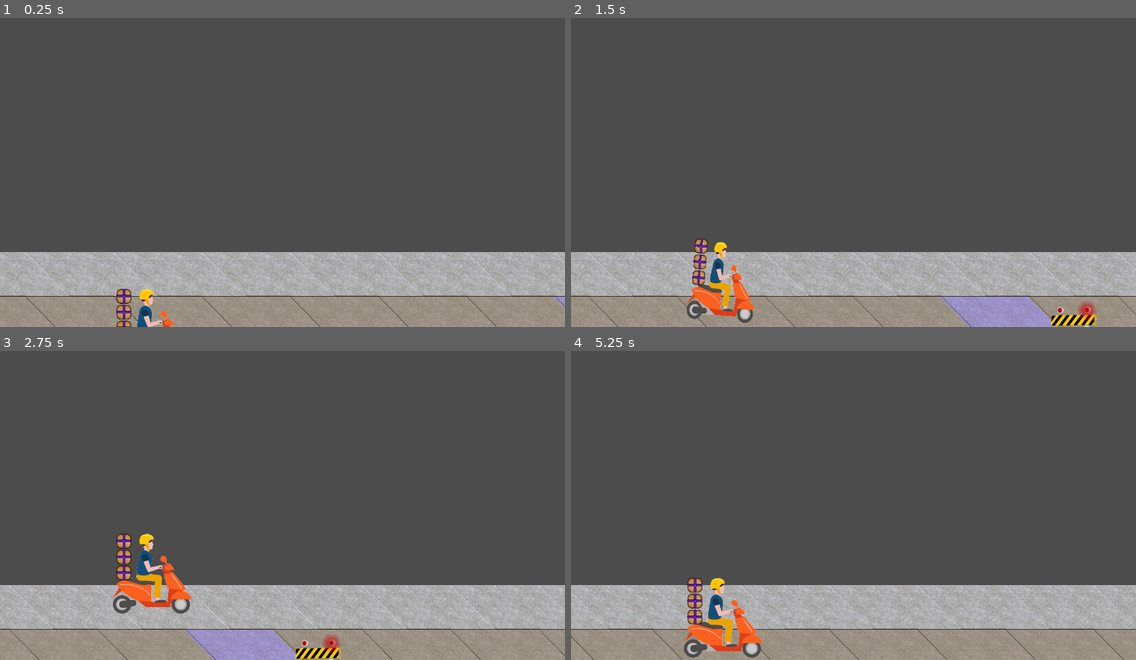
Above: before the commit, frames 1-4 (two rows, left to right).
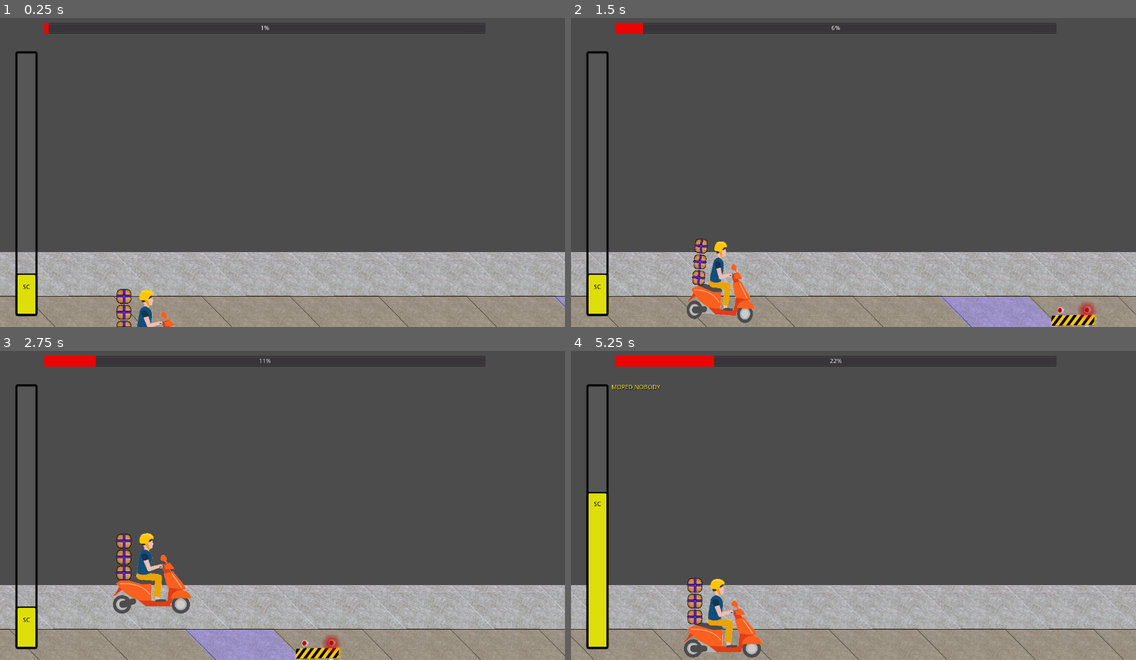
Above: after the commit, the same moments.

Repository: Anatolij-Grigorjev/MopedRebelGO
Game: Godot game, scene res://stages/test/test_stage.tscn
Two runs of this game, one before a commit and one after it. Both use one fixed random seed, a clock stepped at 60 frames per second and the inputs below.
Inputs:
- Up to frame 1 (0.25 s): no input
- Up to frame 2 (1.5 s): hold W (swerve_up) 0.53-1.28 s; hold S (swerve_down) from 1.28 s (still down)
- Up to frame 3 (2.75 s): release S (swerve_down) at 2.03 s; hold W (swerve_up) from 2.03 s (still down)
- Up to frame 4 (5.25 s): release W (swerve_up) at 3.53 s; hold S (swerve_down) from 3.53 s (still down); tap K (debug2) at 4.15 s

The runs differ from the first frame. In frame 1, 1.7% of the frame differs, in the area x 2-86%, y 1-100%; in frame 2, 2.0%; in frame 3, 2.2%; in frame 4, 3.8%, in the area x 2-86%, y 1-99%.
Error in both runs: Invalid get index '-1' (on base: 'Array'). (res://utils/logger.gd:103)

Commit message:
add common HUD controller and stage progress

Diff:
--- /dev/null
+++ b/game/gui/HUD.tscn
@@ -0,0 +1,14 @@
+[gd_scene load_steps=4 format=2]
+
+[ext_resource path="res://gui/hud_control.gd" type="Script" id=1]
+[ext_resource path="res://gui/street_cred_progress_bar.tscn" type="PackedScene" id=2]
+[ext_resource path="res://gui/stage_progress.tscn" type="PackedScene" id=3]
+
+[node name="HUD" type="Control"]
+anchor_right = 1.0
+anchor_bottom = 1.0
+script = ExtResource( 1 )
+
+[node name="StreetCredProgressBar" parent="." instance=ExtResource( 2 )]
+
+[node name="StageProgress" parent="." instance=ExtResource( 3 )]
--- /dev/null
+++ b/game/gui/hud_control.gd
@@ -0,0 +1,57 @@
+extends Control
+class_name HUDController
+"""
+Orchestration of various HUD elements and making sure data/signals intended
+for them reach them from this single point of entry
+"""
+var Logger : Resource = preload("res://utils/logger.gd")
+
+#imports
+onready var State : GameState = get_node("/root/G")
+onready var Utils : Helpers = get_node("/root/F")
+
+#components
+onready var LOG : Logger = Logger.new(self)
+onready var sc_progress : StreetCredProgressBar = $StreetCredProgressBar
+onready var stage_progress : ProgressBar = $StageProgress
+
+
+func _ready():
+	pass # Replace with function body.
+
+
+func set_stage_size(stage_length: float, current_pos: float) -> void:
+	stage_progress.min_value = 0
+	stage_progress.max_value = stage_length
+	stage_progress.value = current_pos
+
+
+func add_sc_points(amount: int) -> void:
+	var new_total := State.current_street_scred + amount
+	var next_sc_level_info : Dictionary = C.MR_STREET_CRED_LEVELS[State.next_street_cred_level_idx]
+	if (next_sc_level_info.req_sc < new_total):
+		#level up!
+		State.next_street_cred_level_idx += 1
+		if (next_sc_level_info.has("level_sc")):
+			sc_progress.grow_progress_next_level(
+				new_total,
+				next_sc_level_info.req_sc,
+				next_sc_level_info.level_sc,
+				next_sc_level_info.name
+			)
+		else:
+			#final level reached
+			sc_progress.grow_progress_next_level(
+				9999,
+				0,
+				9999,
+				next_sc_level_info.name
+			)
+	else:
+		sc_progress.grow_progress_local(new_total)
+
+	State.current_street_scred = new_total
+
+
+func set_stage_progress(distance_covered: float) -> void:
+	stage_progress.value = distance_covered
--- /dev/null
+++ b/game/gui/stage_progress.tscn
@@ -0,0 +1,14 @@
+[gd_scene load_steps=2 format=2]
+
+[sub_resource type="StyleBoxFlat" id=1]
+bg_color = Color( 0.92549, 0.0196078, 0.0196078, 1 )
+border_color = Color( 0.113725, 0.0117647, 0.0117647, 1 )
+corner_detail = 5
+
+[node name="StageProgress" type="ProgressBar"]
+margin_left = 100.0
+margin_top = 30.0
+margin_right = 1100.0
+margin_bottom = 55.0
+custom_styles/fg = SubResource( 1 )
+value = 56.0
--- a/game/gui/street_cred_progress_bar.gd
+++ b/game/gui/street_cred_progress_bar.gd
@@ -135,7 +135,7 @@
 	var level_up_node_label_node : Label = level_up_node.get_node("LevelText")
 	level_up_node_label_node.text = level_up_text
 	level_up_node.rect_rotation = 90
-	level_up_node.rect_position = rect_size + Vector2(level_up_node_label_node.rect_size.y, 0)
+	level_up_node.rect_position = rect_size
 	add_child(level_up_node)
 	#change current bar
 	_set_current_progress_ranges(prev_progress_max, new_min, new_max)
--- a/game/gui/street_cred_progress_bar.tscn
+++ b/game/gui/street_cred_progress_bar.tscn
@@ -79,8 +79,8 @@
 script = ExtResource( 1 )
 
 [node name="SCLabel" type="Label" parent="."]
-margin_left = 293.0
-margin_right = 343.0
+margin_left = 40.0
+margin_right = 90.0
 margin_bottom = 50.0
 rect_rotation = 90.0
 rect_pivot_offset = Vector2( 25, 25 )
--- a/game/project.godot
+++ b/game/project.godot
@@ -23,6 +23,11 @@
 "class": "GameState",
 "language": "GDScript",
 "path": "res://utils/game_state.gd"
+}, {
+"base": "Control",
+"class": "HUDController",
+"language": "GDScript",
+"path": "res://gui/hud_control.gd"
 }, {
 "base": "Node",
 "class": "Helpers",
@@ -78,6 +83,7 @@
 "C": "",
 "DeliveryPackage": "",
 "GameState": "",
+"HUDController": "",
 "Helpers": "",
 "InputProcessor": "",
 "Logger": "",
--- a/game/rebel/moped_rebel.tscn
+++ b/game/rebel/moped_rebel.tscn
@@ -170,7 +170,6 @@
 [node name="AnimatedSprite" type="AnimatedSprite" parent="."]
 position = Vector2( 0, -210 )
 frames = SubResource( 2 )
-frame = 3
 playing = true
 
 [node name="PackagesBundle" parent="AnimatedSprite" instance=ExtResource( 6 )]
--- a/game/stages/stage_control.gd
+++ b/game/stages/stage_control.gd
@@ -10,7 +10,9 @@
 
 onready var moped_rebel: MopedRebel = $MopedRebel
 onready var LOG: Logger = Logger.new(self)
+onready var State : GameState = get_node("/root/G")
 onready var F : Helpers = get_node("/root/F")
+onready var HUD: HUDController = $CanvasLayer/HUD
 
 
 export(int) var num_stage_tracks := 5
@@ -20,17 +22,20 @@
 var _upper_tracks_pos : Vector2
 
 
-func _ready():
+func _ready() -> void:
 	moped_rebel.connect('swerve_direction_pressed', self, '_on_MopedRebel_swerve_direction_pressed')
 	var tracks_bounds := F.get_tilemap_global_bounds($Road)
 	LOG.info("Tilemap bounds: {}", [tracks_bounds])
 	var moped_tracks_offset : int = ($Road.get_cell_size().y) * current_moped_track
 	moped_rebel.global_position.y = tracks_bounds.position.y + moped_tracks_offset
 	LOG.info("Moped tracks position: {}", [moped_rebel.global_position])
-	pass
+	HUD.set_stage_size(tracks_bounds.size.x, moped_rebel.global_position.x)
+	for nrt_segment in $NRT.get_children():
+		nrt_segment.connect("moped_traveled", self, "_on_NRT_moped_traveled")
 
 
-func _process(delta: float):
+func _process(delta: float) -> void:
+	HUD.set_stage_progress(moped_rebel.global_position.x)
 	pass
 
 
@@ -45,3 +50,10 @@
 	moped_rebel.perform_swerve(intended_direction, $Road.get_cell_size().y)
 	current_moped_track += intended_direction
 	LOG.debug("Swerved moped to track {}!", [current_moped_track])
+
+
+func _on_NRT_moped_traveled(distance: float) -> void:
+	var raw_points : float = distance * C.MR_SC_PER_TRACK_UNIT
+	var sc_with_bonus : float = State.sc_multiplier * raw_points
+	LOG.info("MR gets {} SC points for travelling {} NRT!", [sc_with_bonus, distance])
+	HUD.add_sc_points(sc_with_bonus)
--- a/game/stages/test/test_stage.tscn
+++ b/game/stages/test/test_stage.tscn
@@ -1,12 +1,13 @@
-[gd_scene load_steps=8 format=2]
+[gd_scene load_steps=9 format=2]
 
 [ext_resource path="res://stages/stage_control.gd" type="Script" id=1]
 [ext_resource path="res://stages/tiles/diag_brown_white_metal.tres" type="TileSet" id=2]
-[ext_resource path="res://rebel/moped_rebel.tscn" type="PackedScene" id=3]
-[ext_resource path="res://obstacles/roadblocks/tall/tall_roadblock.tscn" type="PackedScene" id=4]
-[ext_resource path="res://stages/non_regulation_track1.tscn" type="PackedScene" id=5]
-[ext_resource path="res://stages/non_regulation_track2.tscn" type="PackedScene" id=6]
-[ext_resource path="res://stages/non_regulation_track3.tscn" type="PackedScene" id=7]
+[ext_resource path="res://stages/non_regulation_track1.tscn" type="PackedScene" id=3]
+[ext_resource path="res://stages/non_regulation_track2.tscn" type="PackedScene" id=4]
+[ext_resource path="res://stages/non_regulation_track3.tscn" type="PackedScene" id=5]
+[ext_resource path="res://rebel/moped_rebel.tscn" type="PackedScene" id=6]
+[ext_resource path="res://obstacles/roadblocks/tall/tall_roadblock.tscn" type="PackedScene" id=7]
+[ext_resource path="res://gui/HUD.tscn" type="PackedScene" id=8]
 
 [node name="TestStage" type="Node2D"]
 script = ExtResource( 1 )
@@ -17,39 +18,35 @@
 format = 1
 tile_data = PoolIntArray( -65540, 3, 0, -65539, 3, 0, -65538, 3, 0, -65537, 3, 0, -131072, 3, 0, -131071, 3, 0, -131070 …(2467 unchanged characters)…
 
-[node name="MopedRebel" parent="." instance=ExtResource( 3 )]
+[node name="NRT" type="Node2D" parent="."]
+editor/display_folded = true
+
+[node name="NonRegulationTrack1" parent="NRT" instance=ExtResource( 3 )]
+position = Vector2( 753.979, 45.7332 )
+
+[node name="NonRegulationTrack2" parent="NRT" instance=ExtResource( 3 )]
+position = Vector2( 1145.8, -49.4413 )
+
+[node name="NonRegulationTrack3" parent="NRT" instance=ExtResource( 4 )]
+position = Vector2( 1747.87, 46.9692 )
+
+[node name="NonRegulationTrack4" parent="NRT" instance=ExtResource( 4 )]
+position = Vector2( 2351.05, 48.2052 )
+
+[node name="NonRegulationTrack5" parent="NRT" instance=ExtResource( 5 )]
+position = Vector2( 3136.05, -51.9134 )
+
+[node name="NonRegulationTrack6" parent="NRT" instance=ExtResource( 5 )]
+position = Vector2( 3949.36, 50.6773 )
+
+[node name="MopedRebel" parent="." instance=ExtResource( 6 )]
 position = Vector2( 0, 50 )
 
-[node name="TallRoadblock" parent="." instance=ExtResource( 4 )]
+[node name="TallRoadblock" parent="." instance=ExtResource( 7 )]
 position = Vector2( 1300, 62 )
 scale = Vector2( 0.5, 0.5 )
 
-[node name="NonRegulationTrack1" parent="." instance=ExtResource( 5 )]
-position = Vector2( 753.979, 45.7332 )
-track_regular_shine = Color( 0, 0, 1, 0.501961 )
-track_moped_shine = Color( 0, 1, 0, 0.501961 )
+[node name="CanvasLayer" type="CanvasLayer" parent="."]
+layer = 5
 
-[node name="NonRegulationTrack2" parent="." instance=ExtResource( 5 )]
-position = Vector2( 1145.8, -49.4413 )
-track_regular_shine = Color( 0, 0, 1, 0.501961 )
-track_moped_shine = Color( 0, 1, 0, 0.501961 )
-
-[node name="NonRegulationTrack3" parent="." instance=ExtResource( 6 )]
-position = Vector2( 1747.87, 46.9692 )
-track_regular_shine = Color( 0, 0, 1, 0.501961 )
-track_moped_shine = Color( 0, 1, 0, 0.501961 )
-
-[node name="NonRegulationTrack4" parent="." instance=ExtResource( 6 )]
-position = Vector2( 2351.05, 48.2052 )
-track_regular_shine = Color( 0, 0, 1, 0.501961 )
-track_moped_shine = Color( 0, 1, 0, 0.501961 )
-
-[node name="NonRegulationTrack5" parent="." instance=ExtResource( 7 )]
-position = Vector2( 3136.05, -51.9134 )
-track_regular_shine = Color( 0, 0, 1, 0.501961 )
-track_moped_shine = Color( 0, 1, 0, 0.501961 )
-
-[node name="NonRegulationTrack6" parent="." instance=ExtResource( 7 )]
-position = Vector2( 3949.36, 50.6773 )
-track_regular_shine = Color( 0, 0, 1, 0.501961 )
-track_moped_shine = Color( 0, 1, 0, 0.501961 )
+[node name="HUD" parent="CanvasLayer" instance=ExtResource( 8 )]
--- a/game/utils/game_state.gd
+++ b/game/utils/game_state.gd
@@ -2,8 +2,9 @@
 class_name GameState
 
 
-var current_street_scred : int = 1144
-var next_street_cred_level_idx : int = 2
+var current_street_scred : int = 150
+var next_street_cred_level_idx : int = 1
+var sc_multiplier : float = 1.0
 
 
 func _ready():
--- a/game/utils/static_constants.gd
+++ b/game/utils/static_constants.gd
@@ -16,7 +16,7 @@
 """
 Leves range from 0 to 3 for DEBUG, INFO, WARN, ERROR respectively
 """
-const GAME_LOGGING_LEVEL: int = 1
+const GAME_LOGGING_LEVEL : int = 1
 """
 Group name denoting anything in-game that acts as an obstacle on the road
 An obstacle makes moped rebel crash and lose package
@@ -32,29 +32,35 @@
 *		MOPED REBEL			*
 *****************************
 """
-const MR_CRUISE_SPEED: float = 334.56
-const MR_SWERVE_DURATION_SEC: float = 0.2
-const MR_OBSTACLE_PUSHBACK_DURATION_SEC: float = 0.3
-const MR_OBSTACLE_PUSHBACK_AMOUNT: float = 700.7
+const MR_CRUISE_SPEED : float = 334.56
+const MR_SWERVE_DURATION_SEC : float = 0.2
+const MR_OBSTACLE_PUSHBACK_DURATION_SEC : float = 0.3
+const MR_OBSTACLE_PUSHBACK_AMOUNT : float = 700.7
+const MR_SC_PER_TRACK_UNIT : float = 0.75
 const MR_STREET_CRED_LEVELS : Array = [
 	{
 		"req_sc": 0,
+		"level_sc": 1000,
 		"name": "Moped Nobody"
 	},
 	{
 		"req_sc": 1000,
+		"level_sc": 2000,
 		"name": "Moped Kid"
 	},
 	{
 		"req_sc": 2000,
+		"level_sc": 3000,
 		"name": "Moped Punk"
 	},
 	{
 		"req_sc": 3000,
+		"level_sc": 4000,
 		"name": "Moped Bro"
 	},
 	{
 		"req_sc": 4000,
+		"level_sc": 5000,
 		"name": "Moped Dude"
 	},
 	{
